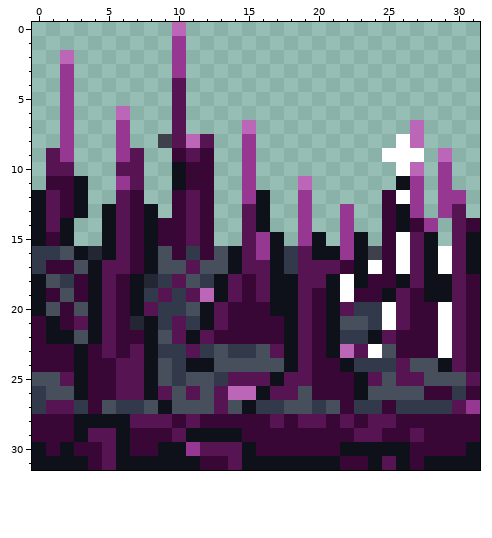
Pixel-art sprite, stored at Codes/In Depths of Elora.gmx/sprites/images/spr_Spikes_8.png. The picture above was drawn from the file before the commit.
The file is 32x32 pixels.
New version:
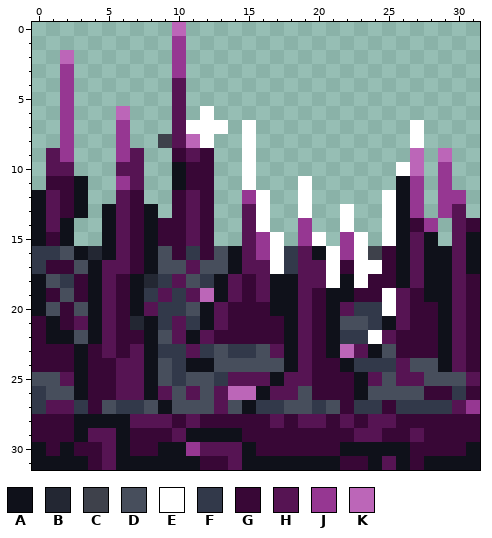
Palette (. is transparent): A #0f111a  B #232733  C #3e414b  D #474e5c  E #ffffff  F #32394a  G #380736  H #561453  J #963792  K #bc66b8
Diff:
{"y":6,"x":12,"old":".","new":"E"}
{"y":7,"x":11,"old":"...","new":"EEE"}
{"y":7,"x":15,"old":"K","new":"E"}
{"y":7,"x":27,"old":"K","new":"E"}
{"y":8,"x":12,"old":"H","new":"E"}
{"y":8,"x":15,"old":"J","new":"E"}
{"y":8,"x":26,"old":"EK","new":".E"}
{"y":9,"x":15,"old":"J","new":"E"}
{"y":9,"x":25,"old":"EEE","new":"..K"}
{"y":10,"x":15,"old":"J","new":"E"}
{"y":11,"x":15,"old":"J","new":"E"}
{"y":11,"x":19,"old":"K","new":"E"}
{"y":12,"x":16,"old":"A","new":"E"}
{"y":12,"x":19,"old":"J","new":"E"}
{"y":12,"x":25,"old":"GE","new":"EA"}
{"y":13,"x":16,"old":"A","new":"E"}
{"y":13,"x":19,"old":"J","new":"E"}
{"y":13,"x":22,"old":"J","new":"E"}
{"y":13,"x":25,"old":"G","new":"E"}
{"y":14,"x":16,"old":"A","new":"E"}
{"y":14,"x":22,"old":"J","new":"E"}
{"y":14,"x":25,"old":"G","new":"E"}
{"y":15,"x":17,"old":"A","new":"E"}
{"y":15,"x":20,"old":"A","new":"E"}
{"y":15,"x":23,"old":"A","new":"E"}
{"y":15,"x":25,"old":"GE","new":"EA"}
{"y":16,"x":17,"old":"A","new":"E"}
{"y":16,"x":21,"old":"A","new":"E"}
{"y":16,"x":23,"old":"A","new":"E"}
{"y":16,"x":26,"old":"E","new":"A"}
{"y":16,"x":29,"old":"E","new":"A"}
{"y":17,"x":17,"old":"A","new":"E"}
{"y":17,"x":21,"old":"H","new":"E"}
{"y":17,"x":23,"old":"A","new":"E"}
{"y":17,"x":26,"old":"E","new":"A"}
{"y":17,"x":29,"old":"E","new":"A"}
{"y":18,"x":21,"old":"AEA","new":"EAE"}
{"y":19,"x":22,"old":"E","new":"A"}
{"y":19,"x":25,"old":"A","new":"E"}
{"y":20,"x":29,"old":"E","new":"A"}
{"y":21,"x":25,"old":"E","new":"A"}
{"y":21,"x":29,"old":"E","new":"A"}
{"y":22,"x":24,"old":"A","new":"E"}
{"y":22,"x":29,"old":"E","new":"A"}
{"y":23,"x":24,"old":"E","new":"A"}
{"y":23,"x":29,"old":"E","new":"A"}
{"label":"changed","picture_box":[186,106,452,358]}
